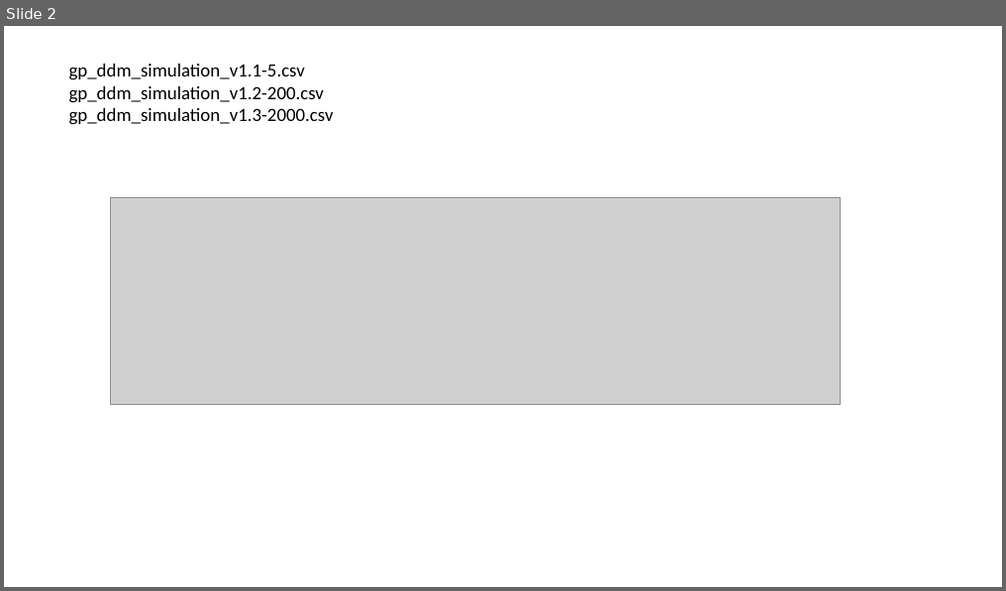
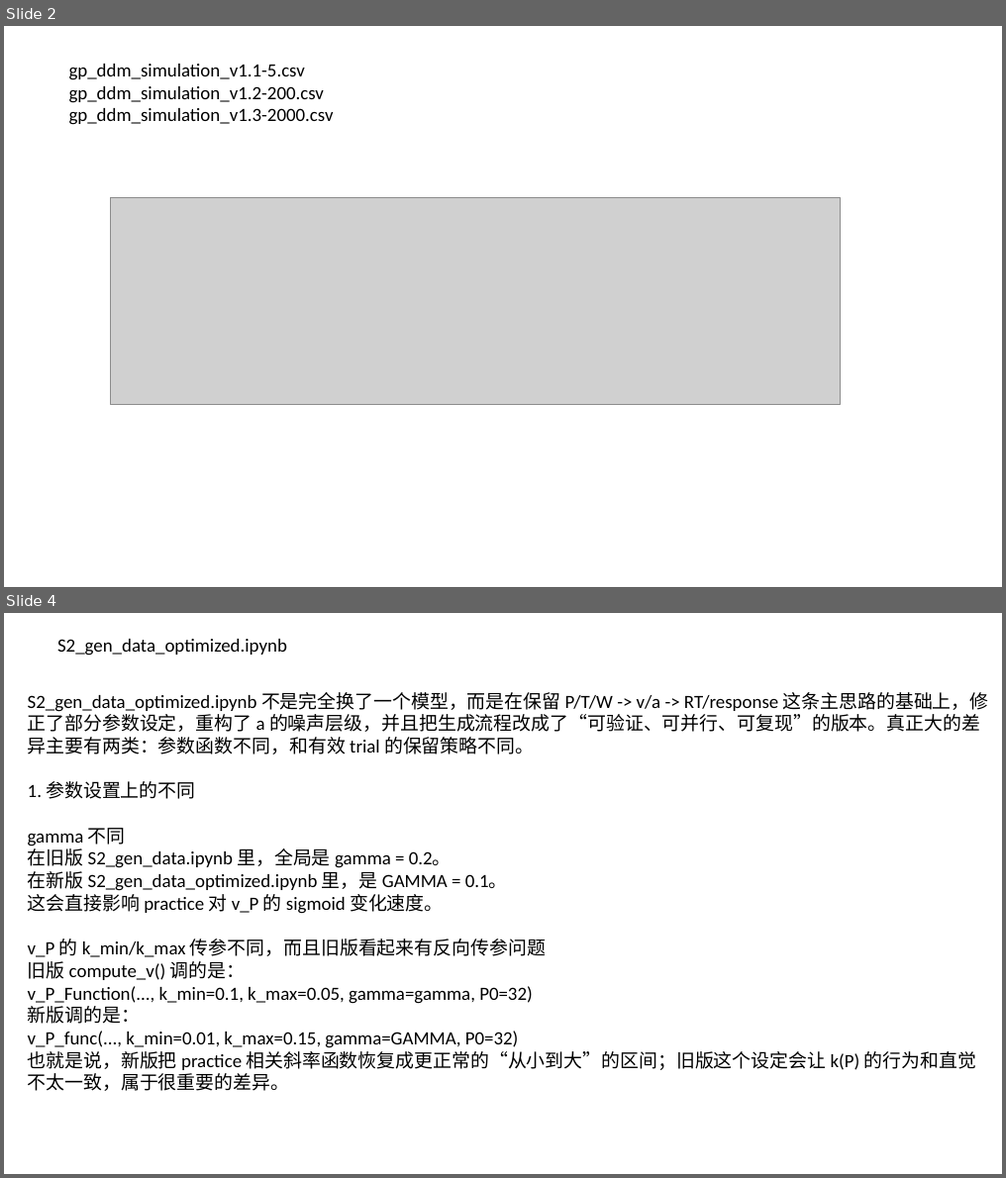
Before and after one commit to Fanzhaoli/Guassion_Process-and-Experiment_Design, a slide deck: 4_Reports/Code_Version.pptx. Shown one above the other, each under a label of ours: slide 2 before the commit, slides 2 and 4 after it; the slides between them are not shown. The pictures are 1006x591 and 1006x1178 pixels, drawn with LibreOffice and Linux fonts; fonts in the diff are those of the drawing; grey boxes stand for pictures. Boxes give left, top, right and bottom in pixels: in the first picture for what was removed or moved away, otherwise in the second. Text is boxed around its words. In the diff, an @@ line names an element or a change of style, - is before the commit and + after.

```diff
--- a/4_Reports/Code_Version.pptx
+++ b/4_Reports/Code_Version.pptx
@@ slide 4 added at [4,613,1002,1174], background #FFFFFF @@
@@ text added at [57,639,287,656], 18 pt, text #000000 @@
+S2_gen_data_optimized.ipynb
@@ text added at [28,692,989,1091], 18 pt, text #000000 @@
+S2_gen_data_optimized.ipynb 不是完全换了一个模型，而是在保留 P/T/W -> v/a -> RT/response 这条主思路的基础上，修正了部分参数设定，重构了 a 的噪声层级，并且把生成流程改成了“可验证、可并行、可复现”的版本。真正大的差异主要有两类：参数函数不同，和有效 trial 的保留策略不同。
+1. 参数设置上的不同
+gamma 不同
+在旧版 S2_gen_data.ipynb 里，全局是 gamma = 0.2。
+在新版 S2_gen_data_optimized.ipynb 里，是 GAMMA = 0.1。
+这会直接影响 practice 对 v_P 的 sigmoid 变化速度。
+v_P 的 k_min/k_max 传参不同，而且旧版看起来有反向传参问题
+旧版 compute_v() 调的是：
+v_P_Function(..., k_min=0.1, k_max=0.05, gamma=gamma, P0=32)
+新版调的是：
+v_P_func(..., k_min=0.01, k_max=0.15, gamma=GAMMA, P0=32)
+也就是说，新版把 practice 相关斜率函数恢复成更正常的“从小到大”的区间；旧版这个设定会让 k(P) 的行为和直觉不太一致，属于很重要的差异。
```
Also in this commit, not shown: 3 other slides added, 1 slide removed, 34 other files.
